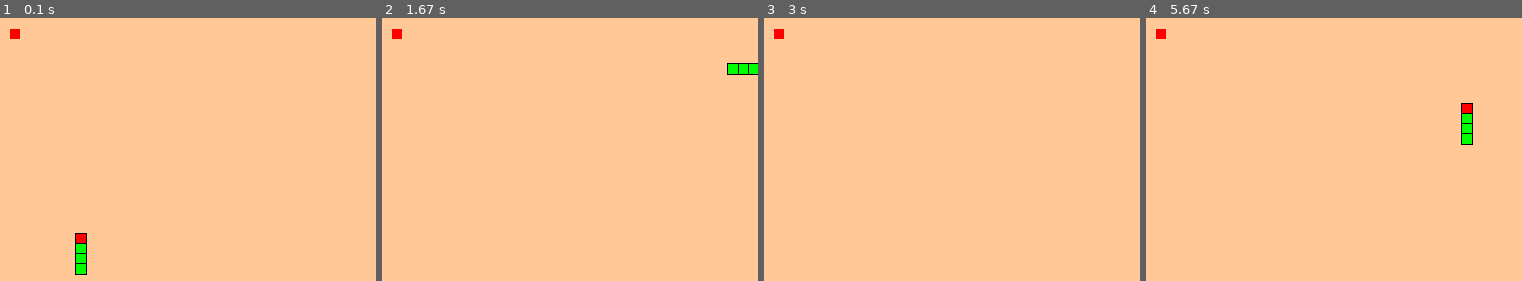
Above: before the commit, frames 1-4 (left to right).
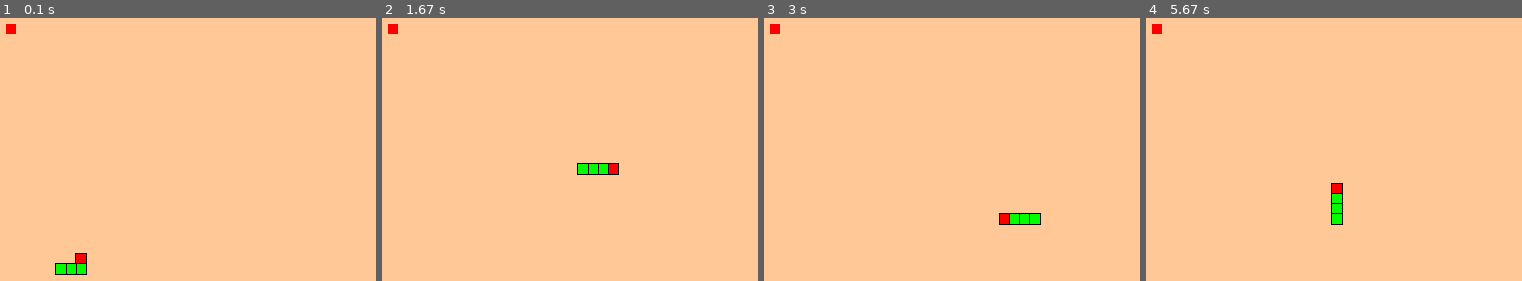
Above: after the commit, the same moments.

Repository: PatrikElias2/Projects
Game: pygame game, started from Python Projects/Snake game - Pygame/game.py
Same seed, same stepped clock (60 frames per second), same inputs: the game is played once before the commit and once after it.
Inputs:
- Up to frame 1 (0.1 s): no input
- Up to frame 2 (1.67 s): hold Right 0.33-0.8 s; hold Up 0.83-1.13 s; hold Right 1.17-1.63 s
- Up to frame 3 (3 s): hold Down 2.23-2.53 s; hold Left 2.57-2.97 s
- Up to frame 4 (5.67 s): hold Up 3-3.37 s; hold Right 3.4-4.03 s; hold Down 4.07-4.43 s; hold Left 4.47-4.93 s; hold Right 4.97-5.43 s; hold Up from 5.47 s (still down)

The runs differ from the first frame. In frame 1, 0.7% of the frame differs, in the area x 1-24%, y 2-98%; in frame 2, 1.0%; in frame 3, 0.7%; in frame 4, 1.2%, in the area x 1-87%, y 2-79%.

Commit message:
Added collision between food which expand the body of the snake, canvas, body itself and some preperation for score and music

Diff:
--- a/Python Projects/Snake game - Pygame/game.py
+++ b/Python Projects/Snake game - Pygame/game.py
@@ -21,10 +21,16 @@
 snake_body_color = (0, 255, 0)
 black_color_bg = (0, 0, 0)
 
+# Fonts
+big_font = pygame.font.Font('font/ARCADECLASSIC.TTF', 64)
+big_font = pygame.font.Font('font/ARCADECLASSIC.TTF', 32)
+
 # variables
 snake_rect_size = 10
 food_rect_size = 10
 border_size = 1  # Size of the black border around the head and body
+score = 0
+best_score = 0
 
 class Snake:
     def __init__(self):
@@ -38,6 +44,7 @@
         self.body = [new_head] + self.body[:-1]
 
     def grow(self):
+        # Add a new segment to the snake's body at the position of the last segment
         self.body.append(self.body[-1])
 
     def draw(self, window):
@@ -62,10 +69,11 @@
 
     def random_position(self):
         # Logic to get a random position
-        max_position = 600
+        grid_size = 10
+        max_position = 600 - grid_size
         while True:
-            x = random.randint(0, max_position)
-            y = random.randint(0, max_position)
+            x = random.randint(0, max_position // grid_size) * grid_size
+            y = random.randint(0, max_position // grid_size) * grid_size
             if (x, y) not in self.snake_body:
                 return (x, y)
 
@@ -73,25 +81,52 @@
         food_rect = pygame.Rect(self.position[0], self.position[1], food_rect_size, food_rect_size)
         pygame.draw.rect(window, (255, 0, 0), food_rect)
 
+    def respawn(self):
+        self.position = self.random_position()
 
 
 class Game:
     def __init__(self):
         self.snake = Snake()
         self.food = Food(self.snake.body)
+        self.score = score
+        self.best_score = best_score
         self.move_counter = 0
-        self.move_delay = 2  # Change this value to control the speed (higher = slower)
+        self.move_delay = 4  # Change this value to control the speed (higher = slower)
 
     def draw(self):
         self.snake.draw(window)
         self.food.draw(window)
 
+    def check_collision(self):
+        # x and y position of snake's head
+        head_x, head_y = self.snake.body[0]
+
+        # Check if the snake's head is at the same position as the food
+        if self.snake.body[0] == self.food.position:
+            self.snake.grow()
+            self.food.respawn()
+            self.score += 5
+
+        # Check collision with window boundaries
+        if head_x < 0 or head_x >= WIDTH or head_y < 0 or head_y >= HEIGHT:
+            self.game_over()
+
+        # Check collision with the snake's body
+        if (head_x, head_y) in self.snake.body[1:]:
+            self.game_over()
+
     def update(self):
         self.move_counter += 1
         if self.move_counter >= self.move_delay:
             self.snake.move()
+            self.check_collision()
             self.move_counter = 0
-            # Future: Add collision detection, growth logic, etc.
+
+    def game_over(self):
+        # For simplicity, we will just reset the game
+        self.snake = Snake()
+        self.food = Food(self.snake.body)
 
 game = Game()
 
@@ -104,7 +139,7 @@
     for event in pygame.event.get():
         if event.type == pygame.QUIT:
             running = False
-         # Optional: Add controls for changing direction
+        # Add controls for changing direction
         elif event.type == pygame.KEYDOWN:
             if event.key == pygame.K_UP and game.snake.direction != (0, 1):
                 game.snake.direction = (0, -1)
Binary file added: Python Projects/Snake game - Pygame/font/ARCADECLASSIC.TTF
Binary file added: Python Projects/Snake game - Pygame/img/food.png
Not shown, added: Python Projects/Snake game - Pygame/music/eat.mp3
Not shown, added: Python Projects/Snake game - Pygame/music/wall.mp3
